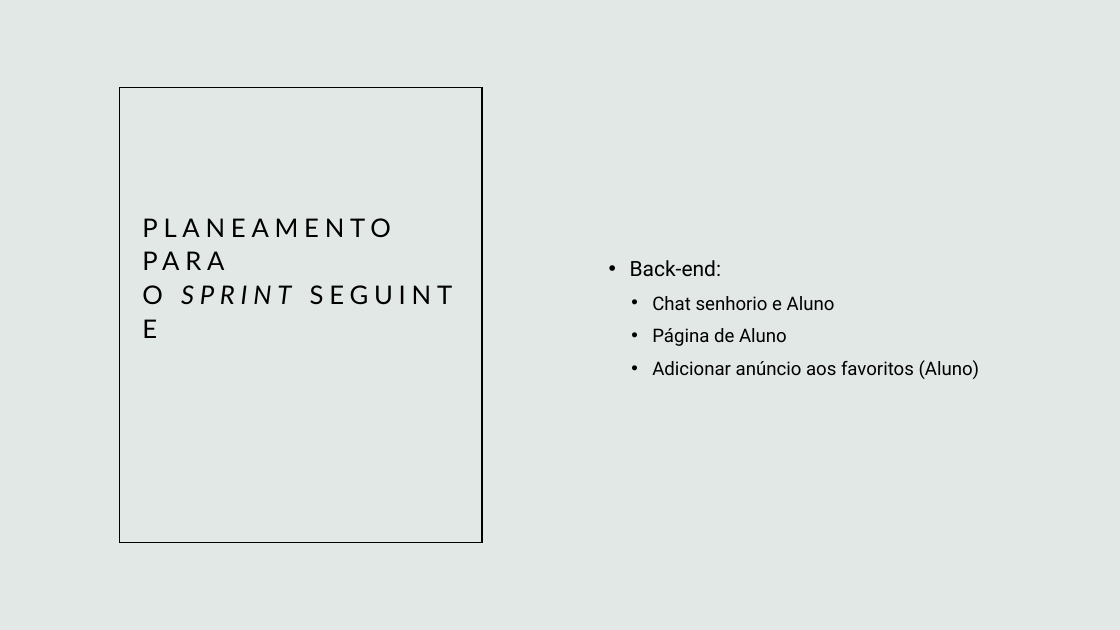
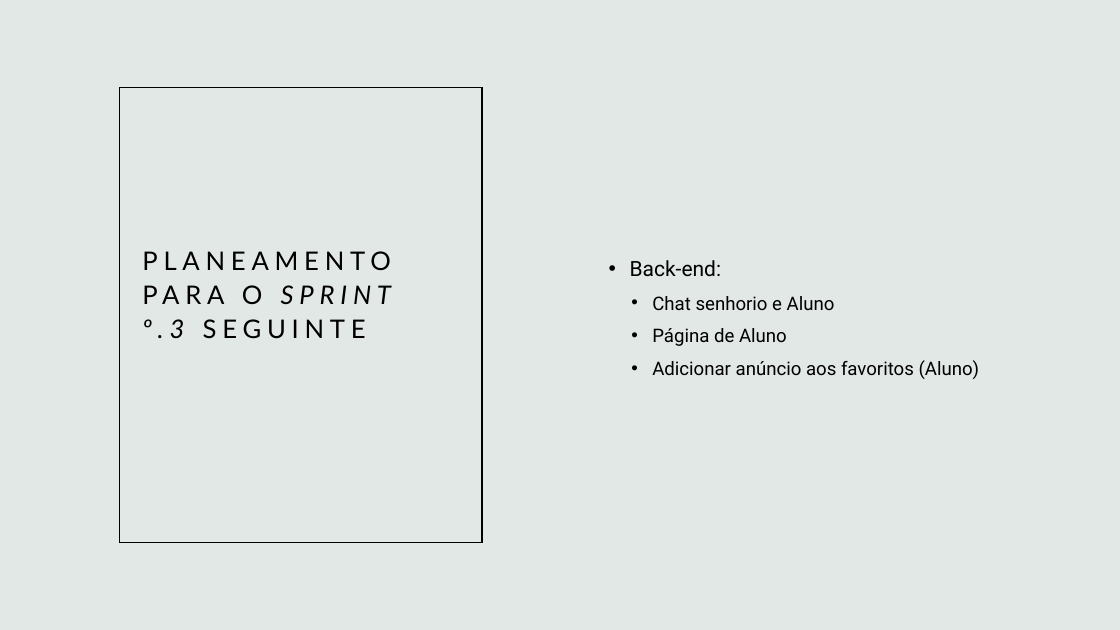
Before and after one commit to MuaiadHadad/Project_Gestor_Alojamento, a slide deck: slide 9 of Sprint/Sprint 2/Apresentção.pptx. Drawn at 1120x630 pixels with LibreOffice and Linux fonts; fonts in the diff are those of the drawing. Boxes give left, top, right and bottom in pixels: in the first picture for what was removed or moved away, otherwise in the second. Text is boxed around its words. In the diff, an @@ line names an element or a change of style, - is before the commit and + after.

```diff
--- a/Sprint/Sprint 2/Apresentção.pptx
+++ b/Sprint/Sprint 2/Apresentção.pptx
@@ title at box(142, 251, 391, 339): text changed @@
-PLANEAMENTO PARA O SPRINT SEGUINTE
+PLANEAMENTO PARA O SPRINT º.3 SEGUINTE
```
Also in this commit, not shown: 12 other files.
